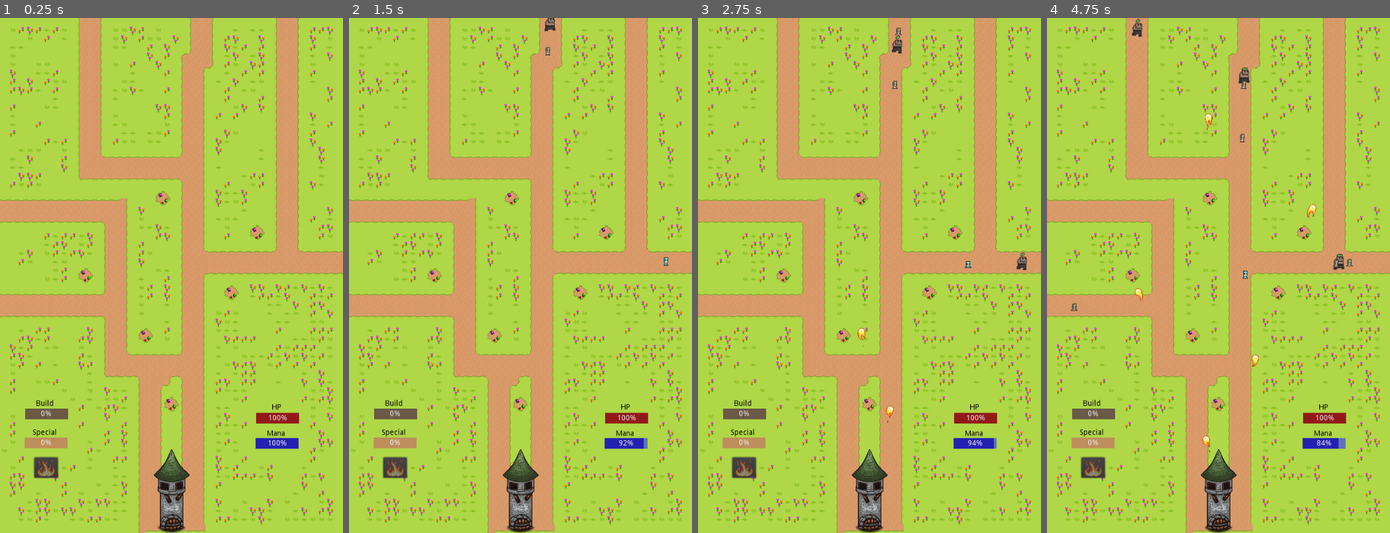
Above: before the commit, frames 1-4 (left to right).
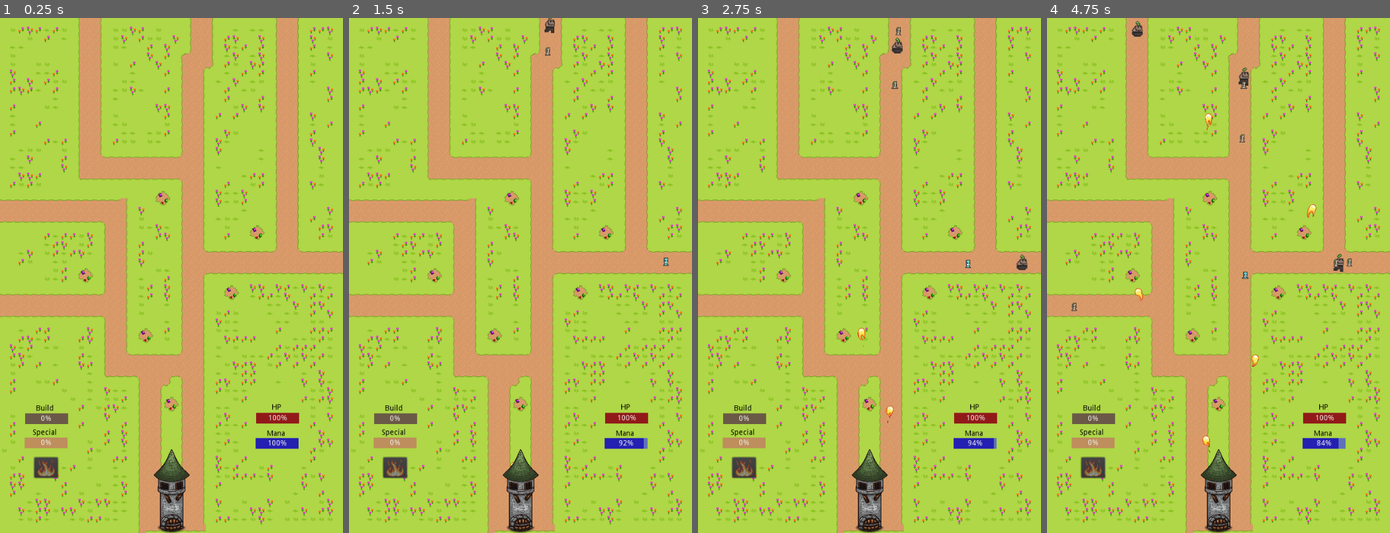
Above: after the commit, the same moments.

Repository: Bronsky91/Theren-s-Tower
Game: Godot game, scene res://scenes/Game.tscn
Same seed, same stepped clock (60 frames per second), same inputs: the game is played once before the commit and once after it. Sound files missing from this copy of the repository are replaced by a short silence.
Inputs (mouse positions are in pixels of both pictures, inside the frame that each line leads up to):
- Up to frame 1 (0.25 s): no input
- Up to frame 2 (1.5 s): move the mouse to (520, 404) at 0.52 s; press the mouse at (520, 404) at 0.53 s; tap Enter at 1.25 s; move the mouse to (513, 198) at 1.27 s; release the mouse at (513, 198) at 1.28 s; click (513, 198) at 1.35 s
- Up to frame 3 (2.75 s): move the mouse to (955, 234) at 2.02 s; press the mouse at (955, 234) at 2.03 s
- Up to frame 4 (4.75 s): move the mouse to (1132, 275) at 2.77 s; release the mouse at (1132, 275) at 2.78 s; click (1132, 275) at 2.85 s; move the mouse to (1280, 290) at 3.52 s; press the mouse at (1280, 290) at 3.53 s; move the mouse to (1194, 337) at 4.27 s; release the mouse at (1194, 337) at 4.28 s; click (1194, 337) at 4.35 s

The runs differ from the first frame. In frame 1, 0.3% of the frame differs, in the area x 7-20%, y 74-79%; in frame 2, 0.4%; in frame 3, 0.5%; in frame 4, 0.6%, in the area x 6-90%, y 0-79%.

Commit message:
enemies attack

Diff:
--- a/scenes/BigZombie.tscn
+++ b/scenes/BigZombie.tscn
@@ -19,11 +19,12 @@
 
 [node name="AnimatiedSprite" type="AnimatedSprite"]
 frames = SubResource( 1 )
-frame = 1
+frame = 2
 speed_scale = 1.5
 playing = true
 script = ExtResource( 5 )
 speed = 30
+power = 5
 
 [node name="Area2D" type="Area2D" parent="."]
 
--- a/scenes/Game.tscn
+++ b/scenes/Game.tscn
@@ -308,10 +308,10 @@
 position = Vector2( 12.402, 536.231 )
 
 [node name="TowerLeft" type="Position2D" parent="Map"]
-position = Vector2( 279.552, 935.727 )
+position = Vector2( 285.498, 937.511 )
 
 [node name="TowerRight" type="Position2D" parent="Map"]
-position = Vector2( 340.796, 937.587 )
+position = Vector2( 352.688, 938.182 )
 
 [node name="TowerCast" type="Position2D" parent="Map"]
 position = Vector2( 309.296, 868.349 )
@@ -338,30 +338,31 @@
 
 [node name="FlameWall" parent="Map" instance=ExtResource( 8 )]
 position = Vector2( 359.098, 695.63 )
+frame = 5
 
 [node name="FlameWall2" parent="Map" instance=ExtResource( 8 )]
 position = Vector2( 356.793, 267.189 )
-frame = 0
+frame = 4
 
 [node name="FlameWall3" parent="Map" instance=ExtResource( 8 )]
 position = Vector2( 213.882, 370.209 )
-frame = 0
+frame = 4
 
 [node name="FlameWall4" parent="Map" instance=ExtResource( 8 )]
 position = Vector2( 529.628, 436.46 )
-frame = 9
+frame = 3
 
 [node name="FlameWall5" parent="Map" instance=ExtResource( 8 )]
 position = Vector2( 361.336, 439.288 )
-frame = 9
+frame = 3
 
 [node name="FlameWall6" parent="Map" instance=ExtResource( 8 )]
 position = Vector2( 215.14, 551.217 )
-frame = 0
+frame = 4
 
 [node name="FlameWall7" parent="Map" instance=ExtResource( 8 )]
 position = Vector2( 277.503, 695.319 )
-frame = 0
+frame = 4
 
 [node name="Tower" type="Node2D" parent="."]
 position = Vector2( 301.121, 924.782 )
@@ -421,10 +422,10 @@
 }
 
 [node name="Build" type="ProgressBar" parent="UI"]
-margin_left = 46.6662
-margin_top = 728.359
-margin_right = 126.666
-margin_bottom = 748.359
+margin_left = 47.4154
+margin_top = 736.6
+margin_right = 127.415
+margin_bottom = 756.6
 custom_styles/fg = SubResource( 8 )
 custom_styles/bg = SubResource( 9 )
 __meta__ = {
@@ -491,7 +492,6 @@
 [node name="Music" type="AudioStreamPlayer" parent="."]
 stream = ExtResource( 5 )
 volume_db = -8.0
-autoplay = true
 [connection signal="button_up" from="UI/SpecialButton" to="." method="_on_SpecialButton_button_up"]
 [connection signal="mouse_entered" from="UI/SpecialButton" to="UI/SpecialButton" method="_on_SpecialButton_mouse_entered"]
 [connection signal="mouse_exited" from="UI/SpecialButton" to="UI/SpecialButton" method="_on_SpecialButton_mouse_exited"]
--- a/scenes/IceZombie.tscn
+++ b/scenes/IceZombie.tscn
@@ -31,11 +31,12 @@
 position = Vector2( 0.0988007, -0.795266 )
 frames = SubResource( 1 )
 animation = "run"
-frame = 1
+frame = 2
 speed_scale = 1.5
 playing = true
 script = ExtResource( 1 )
 speed = 70
+power = 2
 
 [node name="Area2D" type="Area2D" parent="."]
 
--- a/scenes/Zombie.tscn
+++ b/scenes/Zombie.tscn
@@ -20,11 +20,12 @@
 
 [node name="Zombie" type="AnimatedSprite"]
 frames = SubResource( 1 )
-frame = 1
+frame = 2
 speed_scale = 1.5
 playing = true
 script = ExtResource( 5 )
 speed = 50
+power = 1
 
 [node name="Area2D" type="Area2D" parent="."]
 
--- a/scripts/Enemy.gd
+++ b/scripts/Enemy.gd
@@ -2,12 +2,15 @@
 
 export (int) var speed
 export (int) var health
+export (int) var power
 
 var path : = PoolVector2Array()
 var start_num: int
 var nav: Navigation2D
 
 var end_points = ['Right', 'Left']
+
+var attacking = false
 
 # Called when the node enters the scene tree for the first time.
 func _ready():
@@ -34,6 +37,25 @@
 		# Update the distance to walk
 		distance_to_walk -= distance_to_next_point
 
+	if path.size() == 0 and not attacking:
+		attacking = true
+		start_attack()
+
+
+func start_attack():
+	var attack_timer = Timer.new()
+	add_child(attack_timer)
+	attack_timer.connect('timeout', self, '_on_attack_timer_timeout')
+	attack_timer.wait_time = 1
+	attack_timer.start()
+
+func attack():
+	r.subtract_hp(power)
+
+func _on_attack_timer_timeout():
+	attack()
+
 func _on_Enemy_tree_exiting():
+	# TODO: Change to only spell attacks
 	r.add_build(5)
 	r.add_special(1)
Not shown, changed: Theren's Tower.pck
Not shown, changed: Theren's Tower.zip
